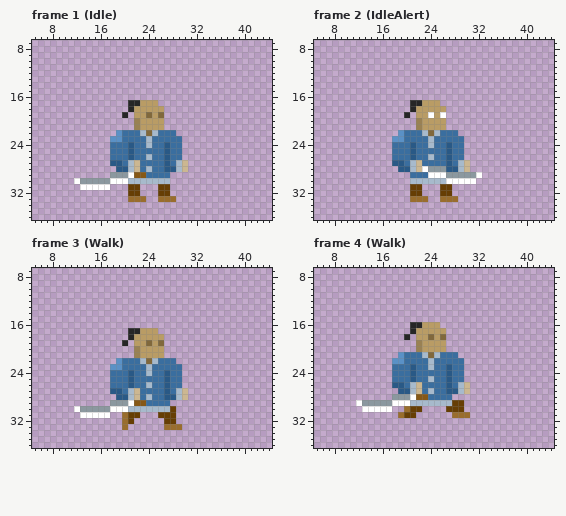
One commit to this pixel-art file: HumanMelee1.aseprite. The picture above was drawn from the file before the commit.
48x48 pixels, 27 frames. Shown: frame 1 (Idle): x 5..44, y 7..36; frame 2 (IdleAlert): x 5..44, y 7..36; frame 3 (Walk): x 5..44, y 7..36; frame 4 (Walk): x 5..44, y 7..36. The commit also changed other frames, which this record leaves out.
After the commit:
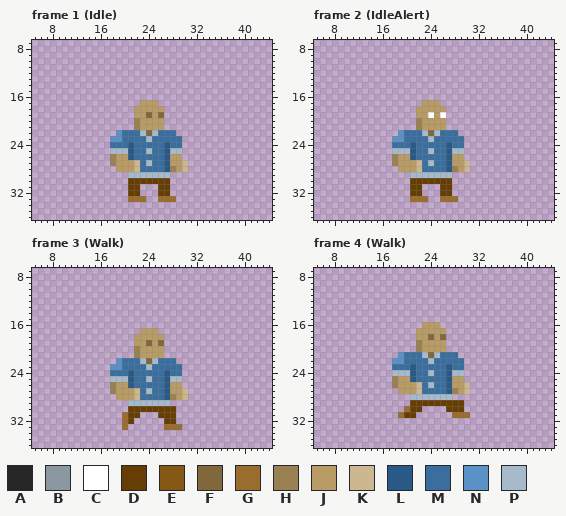
Palette (. is transparent): A #262626  B #8b989f  C #ffffff  D #663e04  E #865816  F #80683c  G #996d2d  H #998153  J #b99c65  K #ccb791  L #295986  M #3a6e9f  N #5a91c6  P #a7bacc
Difference:
layer "weapon" now hidden
--- frame 1 (Idle)
@@ x 18..24 @@
 16 .......
-17 ...AAJJ
-18 ...AJJJ
-19 ..A.JJF
+17 .....JJ
+18 ....JJJ
+19 ....JJF
 20 ....HJJ
@@ x 10..31 @@
 23 ........NNMMMMPMMMMM..
-24 ........MMMLMMPMMLMM..
-25 ........MMMLMMMMMLMM..
-26 ........MMMLMMPMMLMM..
-27 ........LLMPKMMMMLMPK.
-28 .........LLPKMPMMLLPK.
-29 ........BBBCEEMMMM....
-30 ..CBBBBBCCCPPPPPPP....
-31 ...CCCCC...DD...DD....
+24 ........MMMLMMMMMLMM..
+25 ........PPPLMMPMMLPP..
+26 ........HJJLMMMMMLJJ..
+27 ........HJJJKMPMMLJJK.
+28 .........JJJKMMMMLHJK.
+29 ...........PPPPPPP....
+30 ...........DDDDDDD....
+31 ...........DD...DD....
 32 ...........DD...DD....
--- frame 2 (IdleAlert)
@@ x 18..24 @@
 16 .......
-17 ...AAJJ
-18 ...AJJJ
-19 ..A.JJC
+17 .....JJ
+18 ....JJJ
+19 ....JJC
 20 ....HJJ
@@ x 16..34 @@
 23 ..NNMMMMPMMMMM.....
-24 ..MMMLMMPMMLMM.....
-25 ..MMMLMMMMMLMM.....
-26 ..MMMLMMPMMLMM.....
-27 ..LLMPKMMMMLMPK....
-28 ...LLPKCBBBLLPK....
-29 .....MMMCCCBBBBBC..
-30 .....PPPPPPCCCCC...
+24 ..MMMLMMMMMLMM.....
+25 ..PPPLMMPMMLPP.....
+26 ..HJJLMMMMMLJJ.....
+27 ..HJJJKMPMMLJJK....
+28 ...JJJKMMMMLHJK....
+29 .....PPPPPPP.......
+30 .....DDDDDDD.......
 31 .....DD...DD.......
--- frame 3 (Walk)
@@ x 18..24 @@
 16 .......
-17 ...AAJJ
-18 ...AJJJ
-19 ..A.JJF
+17 .....JJ
+18 ....JJJ
+19 ....JJF
 20 ....HJJ
@@ x 10..31 @@
 23 ........NNMMMMPMMMMM..
-24 ........MMMLMMPMMLMM..
-25 ........MMMLMMMMMLMM..
-26 ........MMMLMMPMMLMM..
-27 ........LLMPKMMMMLMPK.
-28 .........LLPKMPMMLLPK.
-29 ........BBBCEEMMMM....
-30 ..CBBBBBCCCPPPPPPPD...
-31 ...CCCCC..GDD...DDD...
+24 ........MMMLMMMMMLMM..
+25 ........PPPLMMPMMLPP..
+26 ........HJJLMMMMMLJJ..
+27 ........HJJJKMPMMLJJK.
+28 .........JJJKMMMMLHJK.
+29 ...........PPPPPPP....
+30 ...........DDDDDDDD...
+31 ..........GDD...DDD...
 32 ..........GD.....DD...
--- frame 4 (Walk)
@@ x 18..24 @@
 15 .......
-16 ...AAJJ
-17 ...AJJJ
-18 ..A.JJF
+16 .....JJ
+17 ....JJJ
+18 ....JJF
 19 ....HJJ
@@ x 10..31 @@
 22 ........NNMMMMPMMMMM..
-23 ........MMMLMMPMMLMM..
-24 ........MMMLMMMMMLMM..
-25 ........MMMLMMPMMLMM..
-26 ........LLMPKMMMMLMPK.
-27 .........LLPKMPMMLLPK.
-28 ........BBBCEEMMMM....
-29 ..CBBBBBCCCPPPPPPPDD..
-30 ...CCCCC..GDD....DDD..
+23 ........MMMLMMMMMLMM..
+24 ........PPPLMMPMMLPP..
+25 ........HJJLMMMMMLJJ..
+26 ........HJJJKMPMMLJJK.
+27 .........JJJKMMMMLHJK.
+28 ...........PPPPPPP....
+29 ...........DDDDDDDDD..
+30 ..........GDD....DDD..
 31 .........GDD......GGG.
